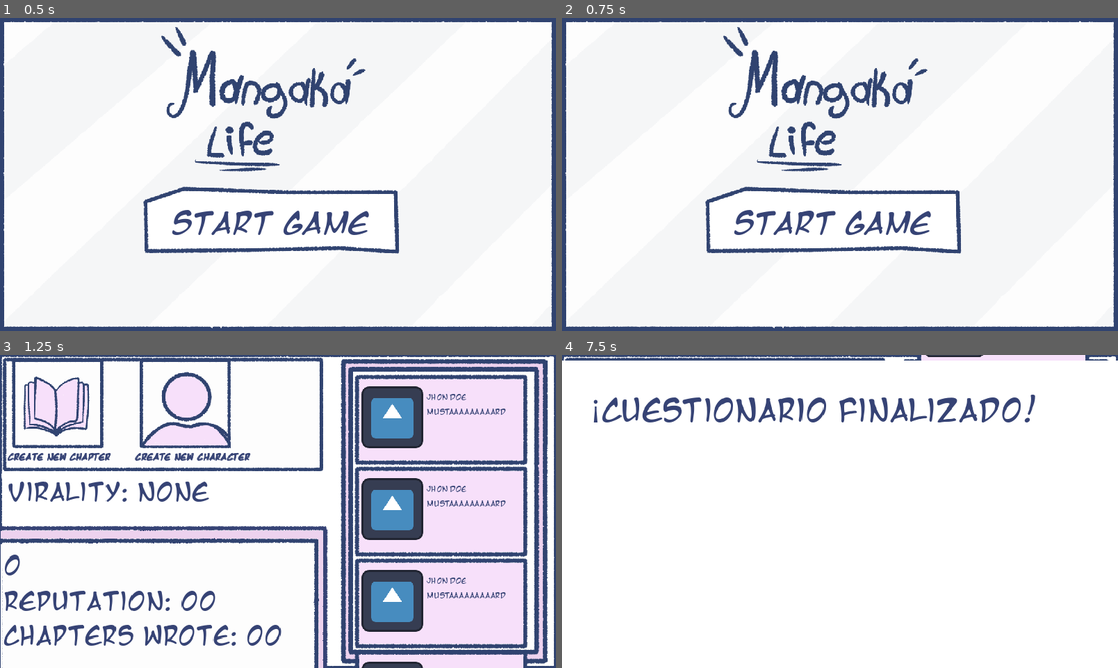
Above: before the commit, frames 1-4 (two rows, left to right).
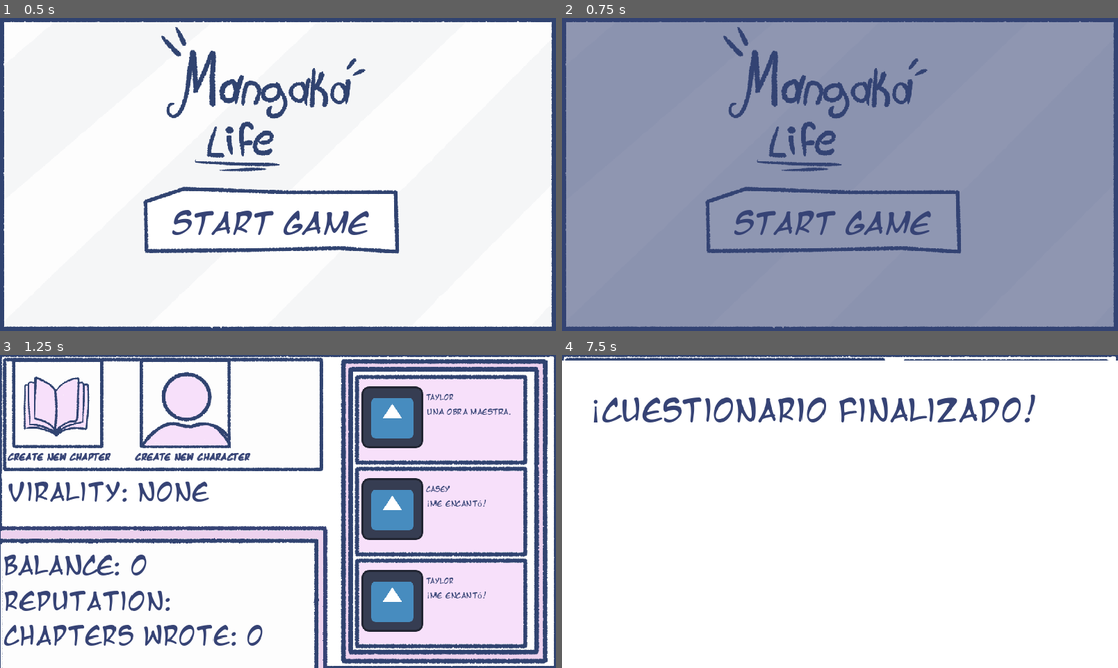
Above: after the commit, the same moments.

Repository: Noodle-Dev/Mangaka-Life
Game: Godot game, scene res://assets/scenes/Menus/Main_Menu.tscn
Same seed, same stepped clock (60 frames per second), same inputs: the game is played once before the commit and once after it. The project has no main scene, so this scene is started directly. The engine's default icon, where the game draws it, is replaced by a stand-in: a white triangle on a blue panel in a dark square.
Inputs (mouse positions are in pixels of both pictures, inside the frame that each line leads up to):
- Up to frame 1 (0.5 s): no input
- Up to frame 2 (0.75 s): click "Start Game" at 0.5 s
- Up to frame 3 (1.25 s): no input
- Up to frame 4 (7.5 s): click "Create New CHapter" at 1.25 s; click "Create New CHapter" at 2 s; click "Create New Character" at 2.75 s; click "Create New Character" at 3.5 s; click "Paris" at 4.25 s; click "15" at 5 s; click "Simba" at 5.75 s; click "10" at 6.5 s; click (840, 502) at 7.25 s

Frame 1 is identical in both runs. In frame 2, 92% of the frame differs, in the area x 0-100%, y 0-100%; in frame 3, 2.8%; in frame 4, 0.5%.

Commit message:
Minor changes

Diff:
--- a/assets/prefabs/Entity_Critic_UI.tscn
+++ b/assets/prefabs/Entity_Critic_UI.tscn
@@ -59,4 +59,4 @@
 offset_bottom = 0.0589905
 theme_override_colors/default_color = Color(0.211765, 0.262745, 0.458824, 1)
 theme_override_fonts/normal_font = ExtResource("1_pk2o5")
-text = "MUSTAAAAAAAAARD"
+text = "A"
--- a/assets/scenes/Mechanics_Scenes/Chapter_Maker_Scene.tscn
+++ b/assets/scenes/Mechanics_Scenes/Chapter_Maker_Scene.tscn
@@ -148,7 +148,7 @@
 anchor_right = 1.0
 anchor_bottom = 1.0
 offset_top = 685.0
-offset_right = 0.000732422
+offset_right = 0.000854492
 offset_bottom = 361.0
 grow_horizontal = 2
 grow_vertical = 2
--- a/assets/scenes/Menus/MainStats_Menu.tscn
+++ b/assets/scenes/Menus/MainStats_Menu.tscn
@@ -147,13 +147,13 @@
 [node name="Critic3" parent="UI/Manga_Bg/Virality/Critics_Holder" instance=ExtResource("2_npwkf")]
 layout_mode = 2
 
-[node name="TextureRect" type="TextureRect" parent="UI/Manga_Bg"]
+[node name="Options" type="TextureRect" parent="UI/Manga_Bg"]
 layout_mode = 0
 offset_right = 40.0
 offset_bottom = 40.0
 texture = ExtResource("7_bu1cm")
 
-[node name="HBoxContainer" type="HBoxContainer" parent="UI/Manga_Bg/TextureRect"]
+[node name="HBoxContainer" type="HBoxContainer" parent="UI/Manga_Bg/Options"]
 layout_mode = 1
 anchors_preset = 15
 anchor_right = 1.0
@@ -166,11 +166,11 @@
 grow_vertical = 2
 theme_override_constants/separation = 75
 
-[node name="CreateChapter_button" type="TextureButton" parent="UI/Manga_Bg/TextureRect/HBoxContainer"]
+[node name="CreateChapter_button" type="TextureButton" parent="UI/Manga_Bg/Options/HBoxContainer"]
 layout_mode = 2
 texture_normal = ExtResource("8_spb4h")
 
-[node name="ch_label" type="Label" parent="UI/Manga_Bg/TextureRect/HBoxContainer/CreateChapter_button"]
+[node name="ch_label" type="Label" parent="UI/Manga_Bg/Options/HBoxContainer/CreateChapter_button"]
 layout_mode = 1
 anchors_preset = 2
 anchor_top = 1.0
@@ -187,11 +187,11 @@
 text = "Create New CHapter"
 vertical_alignment = 1
 
-[node name="Create_Character_Button" type="TextureButton" parent="UI/Manga_Bg/TextureRect/HBoxContainer"]
+[node name="Create_Character_Button" type="TextureButton" parent="UI/Manga_Bg/Options/HBoxContainer"]
 layout_mode = 2
 texture_normal = ExtResource("10_gapfo")
 
-[node name="char_Label" type="Label" parent="UI/Manga_Bg/TextureRect/HBoxContainer/Create_Character_Button"]
+[node name="char_Label" type="Label" parent="UI/Manga_Bg/Options/HBoxContainer/Create_Character_Button"]
 layout_mode = 1
 anchors_preset = 2
 anchor_top = 1.0
@@ -243,6 +243,6 @@
 
 [node name="CriticismTimer" type="Timer" parent="."]
 
-[connection signal="pressed" from="UI/Manga_Bg/TextureRect/HBoxContainer/CreateChapter_button" to="." method="_on_create_chapter_button_pressed"]
-[connection signal="pressed" from="UI/Manga_Bg/TextureRect/HBoxContainer/Create_Character_Button" to="." method="_on_create_character_button_pressed"]
+[connection signal="pressed" from="UI/Manga_Bg/Options/HBoxContainer/CreateChapter_button" to="." method="_on_create_chapter_button_pressed"]
+[connection signal="pressed" from="UI/Manga_Bg/Options/HBoxContainer/Create_Character_Button" to="." method="_on_create_character_button_pressed"]
 [connection signal="timeout" from="CriticismTimer" to="." method="_on_timer_timeout"]
--- a/assets/scenes/Menus/Main_Menu.tscn
+++ b/assets/scenes/Menus/Main_Menu.tscn
@@ -8,10 +8,34 @@
 
 [sub_resource type="Animation" id="Animation_b8y0y"]
 length = 0.001
+tracks/0/type = "value"
+tracks/0/imported = false
+tracks/0/enabled = true
+tracks/0/path = NodePath("Control/Transition:color")
+tracks/0/interp = 1
+tracks/0/loop_wrap = true
+tracks/0/keys = {
+"times": PackedFloat32Array(0),
+"transitions": PackedFloat32Array(1),
+"update": 0,
+"values": [Color(0.211765, 0.262745, 0.458824, 0)]
+}
 
 [sub_resource type="Animation" id="Animation_pfluv"]
 resource_name = "Transition"
 length = 0.3
+tracks/0/type = "value"
+tracks/0/imported = false
+tracks/0/enabled = true
+tracks/0/path = NodePath("Control/Transition:color")
+tracks/0/interp = 1
+tracks/0/loop_wrap = true
+tracks/0/keys = {
+"times": PackedFloat32Array(0, 0.3),
+"transitions": PackedFloat32Array(1, 1),
+"update": 0,
+"values": [Color(0.211765, 0.262745, 0.458824, 0), Color(0.211765, 0.262745, 0.458824, 1)]
+}
 
 [sub_resource type="AnimationLibrary" id="AnimationLibrary_5hieo"]
 _data = {
@@ -63,14 +87,15 @@
 offset_bottom = 338.0
 texture = ExtResource("2_n1j50")
 
-[node name="Transition" type="ColorRect" parent="."]
+[node name="Transition" type="ColorRect" parent="Control"]
+layout_mode = 1
 anchors_preset = 15
 anchor_right = 1.0
 anchor_bottom = 1.0
 grow_horizontal = 2
 grow_vertical = 2
 mouse_filter = 2
-color = Color(0.211765, 0.262745, 0.458824, 1)
+color = Color(0.211765, 0.262745, 0.458824, 0)
 
 [node name="GO" type="AnimationPlayer" parent="."]
 libraries = {
--- a/assets/scripts/Chapter_Creation/Critic_User_Logic.gd
+++ b/assets/scripts/Chapter_Creation/Critic_User_Logic.gd
@@ -14,7 +14,10 @@
 		print_tree()  # Imprime la estructura de nodos para depuración
 		return
 
-func set_critic_data(final_score: int, critic_threshold: int, likes_higher: bool):
+	# Llamar a la función para establecer datos de prueba al cargar la escena
+	set_critic_data()
+
+func set_critic_data():
 	# Verificar si los nodos existen antes de asignar datos
 	if user_name == null or user_opinion == null:
 		print("Error: Los nodos 'user_name' o 'user_opinion' no están configurados.")
@@ -23,6 +26,12 @@
 	# Asigna un nombre aleatorio
 	user_name.text = random_names[randi() % random_names.size()]
 
-	# Determina si la crítica será buena o mala
-	var is_good = (final_score >= critic_threshold if likes_higher else final_score < critic_threshold)
+	# Genera un puntaje aleatorio para el crítico
+	var critic_score = randi() % 101  # Puntaje aleatorio entre 0 y 100
+
+	# Determina si la opinión será buena o mala
+	var is_good = critic_score >= GlobalData.G_FinalScore
 	user_opinion.text = good_opinions[randi() % good_opinions.size()] if is_good else bad_opinions[randi() % bad_opinions.size()]
+
+	# Depuración: Imprime el puntaje del crítico y su opinión
+	print("Crítico:", user_name.text, "Puntaje:", critic_score, "Opinión:", user_opinion.text)
--- a/assets/scripts/Chapter_Creation/chapter_buttons_creation_scene.gd
+++ b/assets/scripts/Chapter_Creation/chapter_buttons_creation_scene.gd
@@ -177,4 +177,5 @@
 
 func _on_finish_manga_btn_pressed():
 	$"../Transitions_Panels".play_backwards("CH_Maker_Enter")
+	GlobalData.G_Chap_Wrote = GlobalData.G_Chap_Wrote  + 1
 	transition_animation.play_backwards("Finish")
--- a/assets/scripts/MainStats/main_stats_menu_Logic.gd
+++ b/assets/scripts/MainStats/main_stats_menu_Logic.gd
@@ -20,12 +20,20 @@
 @export var criticism_probability = 0.1  # 10% de probabilidad por frame
 
 func _process(delta):
-	# Actualiza el puntaje mostrado
-	balance.text = str(GlobalData.G_FinalScore)
+	balance.text = "Balance: " + str(GlobalData.G_FinalScore)
+	reputation.text = "Reputation: "
+	chapters_wrote.text = "Chapters wrote: " + str(GlobalData.G_Chap_Wrote)
+	#virality_status.text = "Virality: "
+
 
 	# Genera críticas de manera aleatoria
 	if randf() < criticism_probability:
-		generate_criticism()
+		pass
+		#generate_criticism()
+
+func DetermineRep():
+	pass #Basado en GlobalData.G_Reputation determina si tiene buena reputacion, mala reputacion basandonos en un valor que ira subiendo dependiendo en la demanda de los criticos
+
 
 func generate_criticism():
 	# Verifica que criticObject sea válido
